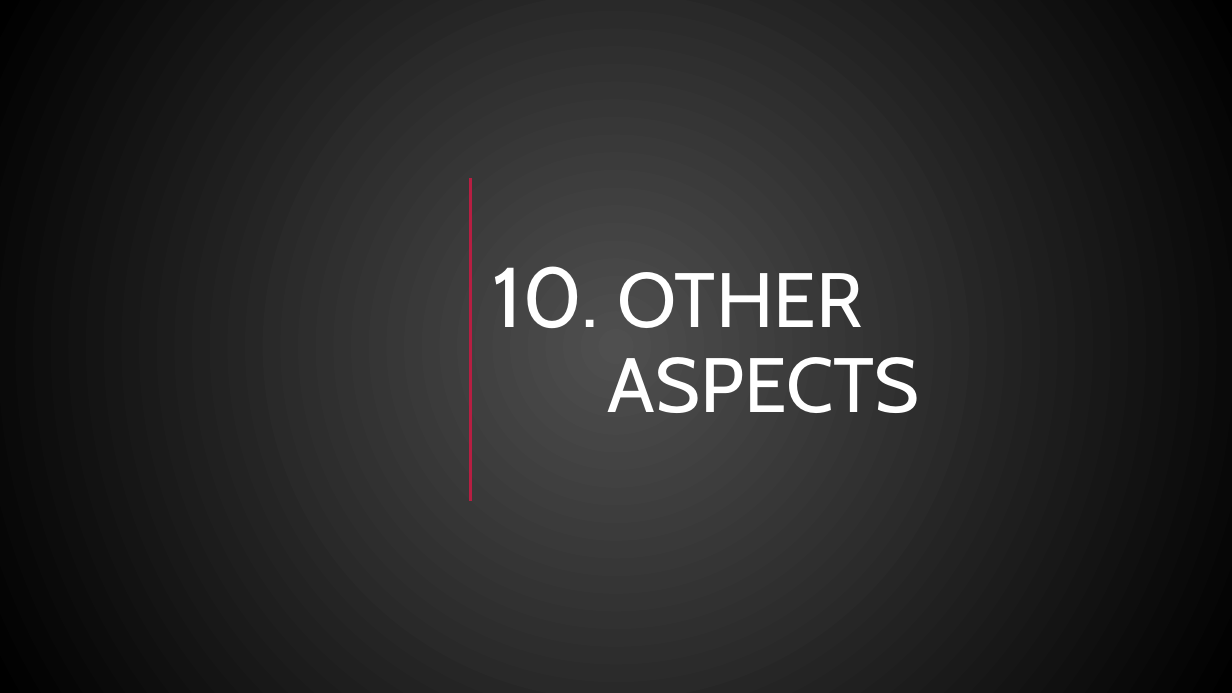
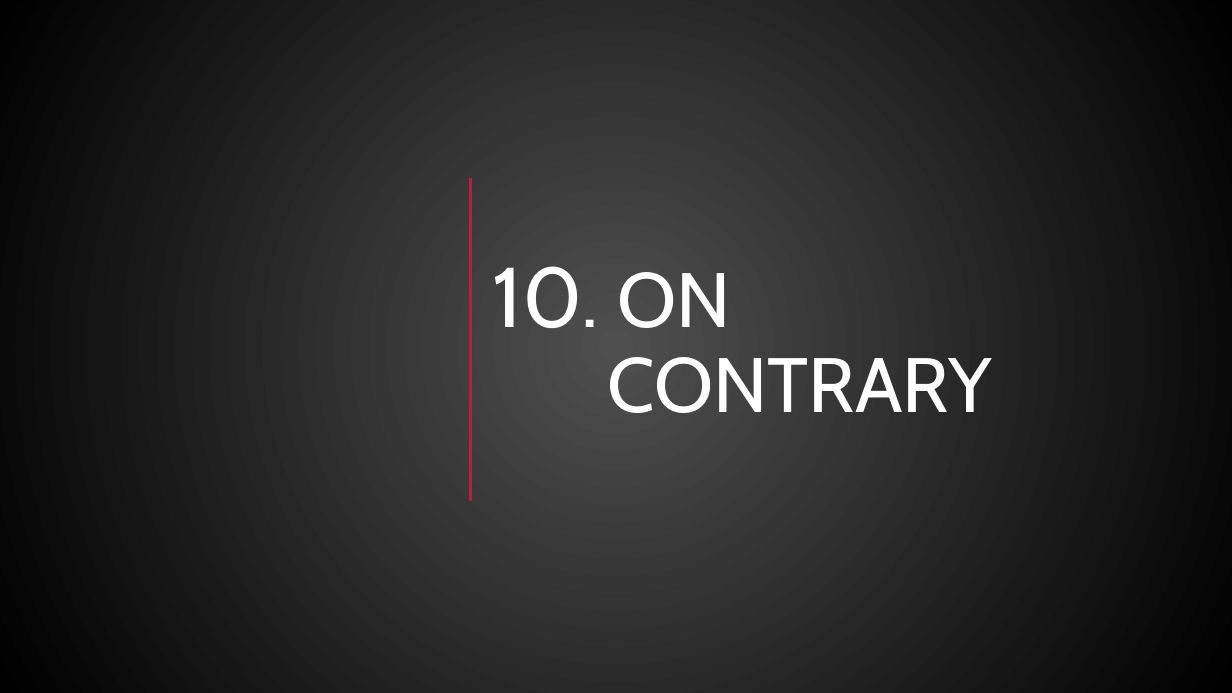
Before and after one commit to NensiH/Social_media_impact, a slide deck: slide 21 of Presentation/Social Media Impact_final_ppt.pptx (slide 20 before the commit). Drawn at 1232x693 pixels with LibreOffice and Linux fonts; fonts in the diff are those of the drawing; grey boxes stand for pictures; background and template pictures are left out. Boxes give left, top, right and bottom in pixels: in the first picture for what was removed or moved away, otherwise in the second. Text is boxed around its words. In the diff, an @@ line names an element or a change of style, - is before the commit and + after.

Commit message:
Final presentation

```diff
--- a/Presentation/Social Media Impact_final_ppt.pptx
+++ b/Presentation/Social Media Impact_final_ppt.pptx
@@ title at (x1=492, y1=266, x2=992, y2=413): text changed @@
-10. OTHER ASPECTS
+10. ON CONTRARY
```
Also in this commit, not shown: 3 slides added, 1 slide removed.
